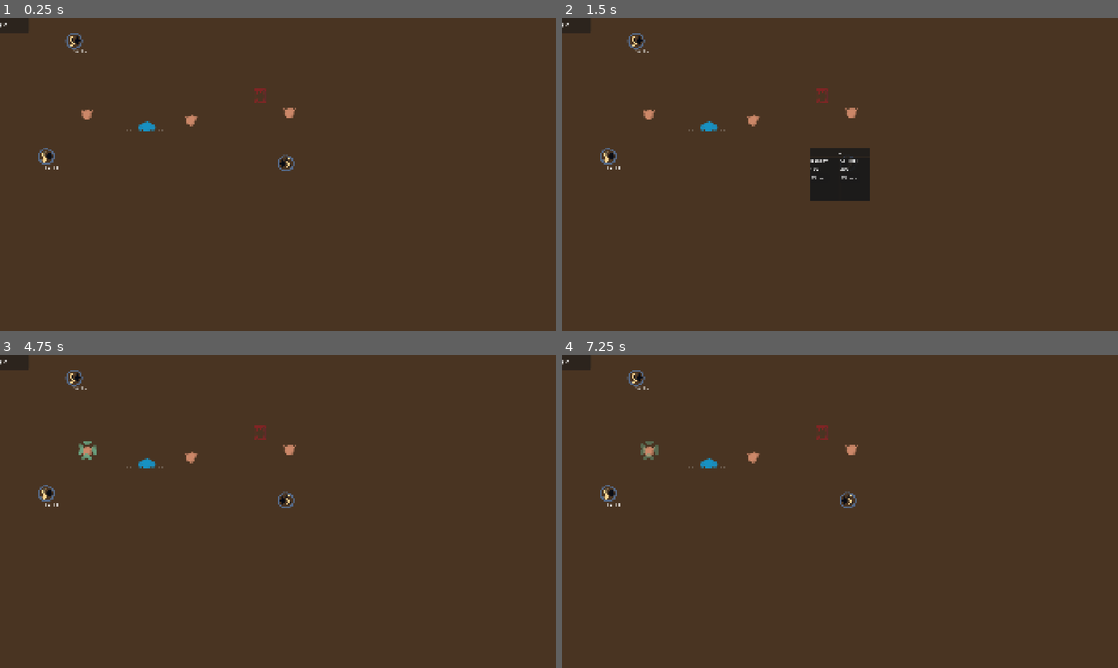
Above: before the commit, frames 1-4 (two rows, left to right).
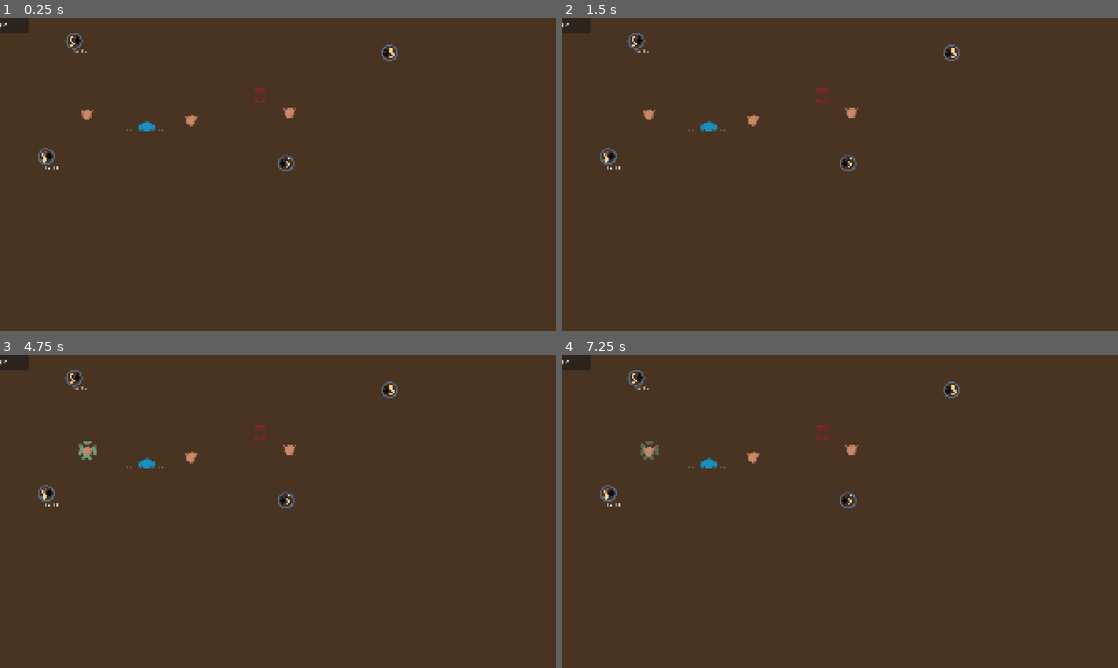
Above: after the commit, the same moments.

Repository: gp-it-be/chory
Game: Godot game, scene res://main/game.tscn
Same seed, same stepped clock (60 frames per second), same inputs: the game is played once before the commit and once after it. The engine's default icon, where the game draws it, is replaced by a stand-in: a white triangle on a blue panel in a dark square.
Inputs (mouse positions are in pixels of both pictures, inside the frame that each line leads up to):
- Up to frame 1 (0.25 s): no input
- Up to frame 2 (1.5 s): tap Enter at 0.5 s; move the mouse to (962, 158) at 0.52 s; press the mouse at (962, 158) at 0.53 s; release the mouse at (962, 158) at 1.25 s; click (1101, 36) at 1.27 s
- Up to frame 3 (4.75 s): click (255, 514) at 2 s, where only the run before the commit has a clickable "Choose"; tap Space at 2.75, 4.25 s; move the mouse to (166, 527) at 2.77 s; tap C (abort_worker_task) at 2.85 s; click (166, 527) at 3.05 s; tap Enter at 3.5 s; move the mouse to (333, 442) at 3.52 s; press the mouse at (333, 442) at 3.53 s; move the mouse to (250, 574) at 4.27 s; release the mouse at (250, 574) at 4.28 s; tap Tab (select_next_worker) at 4.35 s; click (250, 574) at 4.55 s
- Up to frame 4 (7.25 s): move the mouse to (1006, 558) at 5.02 s; press the mouse at (1006, 558) at 5.03 s; tap Enter at 5.75 s; move the mouse to (673, 464) at 5.77 s; release the mouse at (673, 464) at 5.78 s; tap C (abort_worker_task) at 5.85 s; click (673, 464) at 6.05 s; move the mouse to (867, 511) at 6.52 s; press the mouse at (867, 511) at 6.53 s

The runs differ from the first frame. In frame 1, less than 0.1% of the frame differs, in the area x 68-72%, y 8-14%; in frame 2, 1.9%, in the area x 44-72%, y 8-59%; in frame 3, less than 0.1%; in frame 4, less than 0.1%.
Error after the commit: Parse Error: Identifier "_on_available_items_changed" not declared in the current scope. (res://factory/contracts.gd:22)

Commit message:
prepare contractpoint for completing contracts

Diff:
--- a/factory/contracts.gd
+++ b/factory/contracts.gd
@@ -1,9 +1,12 @@
 class_name ContractManager extends Node2D
 
 @export var ui : UI
+@export var contract_point : ContractPoint
+var _contract_point_as_provider
+
+var _active_contracts = []
 
 
-var _active_contracts = []
 
 ##temp logic
 var time_to_contract := 1.0
@@ -14,6 +17,9 @@
 		_active_contracts.append("TODO map to a class that tracks a contract by being connected to a contract inventory BIN")
 		print("accepted contract for %s" % choice.name)
 		)
+	_contract_point_as_provider = contract_point.as_provider()
+	#ZO, of eerder de contracten hier rechtstreeks mee connecten?? !!
+	_contract_point_as_provider.item_counts_changed.connect(_on_available_items_changed)
 
 
 #Temporary trigger to offer a contract choice
--- a/factory/factory.tscn
+++ b/factory/factory.tscn
@@ -13,6 +13,7 @@
 [ext_resource type="Shader" uid="uid://cfgxmb6ufdak1" path="res://factory/blink.gdshader" id="4_tsdvb"]
 [ext_resource type="Script" uid="uid://dr7g0gkj3jhdt" path="res://factory/controllers/workers_controller.gd" id="6_h5ffw"]
 [ext_resource type="Texture2D" uid="uid://du72lytjcqdl7" path="res://factory/selection.png" id="7_5iljq"]
+[ext_resource type="PackedScene" uid="uid://yn4gtv0tfknp" path="res://items/containers/contract_point/contract_point.tscn" id="14_p0nyj"]
 [ext_resource type="Script" uid="uid://ybx7anserftw" path="res://factory/contracts.gd" id="14_qrq2b"]
 
 [sub_resource type="ShaderMaterial" id="ShaderMaterial_67ti3"]
@@ -103,9 +104,13 @@
 [node name="Buypoint" parent="Objects" unique_id=667913321 instance=ExtResource("3_br4io")]
 position = Vector2(257, 83)
 
+[node name="ContractPoint" parent="Objects" unique_id=1260428077 instance=ExtResource("14_p0nyj")]
+position = Vector2(1345, 117)
+
 [node name="Buypoint2" parent="Objects" unique_id=1957234794 instance=ExtResource("3_br4io")]
 position = Vector2(161, 482)
 
-[node name="Contracts" type="Node2D" parent="." unique_id=845282663 node_paths=PackedStringArray("ui")]
+[node name="Contracts" type="Node2D" parent="." unique_id=845282663 node_paths=PackedStringArray("ui", "contract_point")]
 script = ExtResource("14_qrq2b")
 ui = NodePath("../Floor/ColorRect/UI")
+contract_point = NodePath("../Objects/ContractPoint")
--- a/items/containers/buypoint/buypoint.gd
+++ b/items/containers/buypoint/buypoint.gd
@@ -12,6 +12,7 @@
 
 func _ready() -> void:
 	_stock.stock_changed.connect(func(value):
+		print("TODO ", value, " is probably not of array type")
 		stock_changed.emit(value)
 		_update_debug()
 		)
--- /dev/null
+++ b/items/containers/contract_point/contract_point.gd
@@ -0,0 +1,27 @@
+class_name ContractPoint extends Node2D
+
+signal stock_changed(count:int)
+
+var _stock = Inventory.new()
+
+func _ready() -> void:
+	_stock.allow_multiple_types_together = true
+	_stock.stock_changed.connect(func(value):
+		stock_changed.emit(value)
+		_update_debug()
+		)
+	_update_debug()
+	FactoryController.register_container(self)
+
+
+func as_sink() -> ItemSink:
+	return ItemSink.wrap(_stock)
+
+func as_provider() -> ItemProvider:
+	return ItemProvider.wrap(_stock)
+
+func as_position():
+	return GlobalPosition.wrap(self)
+
+func _update_debug():
+	$DebugLabel.text = _stock.debug_string()
--- /dev/null
+++ b/items/containers/contract_point/contract_point.tscn
@@ -0,0 +1,10 @@
+[gd_scene format=3 uid="uid://yn4gtv0tfknp"]
+
+[ext_resource type="Script" uid="uid://cc1iq0omye7ph" path="res://items/containers/contract_point/contract_point.gd" id="1_obr8l"]
+[ext_resource type="Texture2D" uid="uid://bau5mjc006fwu" path="res://items/containers/contract_point/contractpoint.png" id="2_v3e8g"]
+
+[node name="ContractPoint" type="Node2D" unique_id=1260428077]
+script = ExtResource("1_obr8l")
+
+[node name="Contractpoint" type="Sprite2D" parent="." unique_id=1111913729]
+texture = ExtResource("2_v3e8g")
Not shown, added: items/containers/contract_point/contract_point.gd.uid
Binary file added: items/containers/contract_point/contractpoint.png
Not shown, added: items/containers/contract_point/contractpoint.png.import
